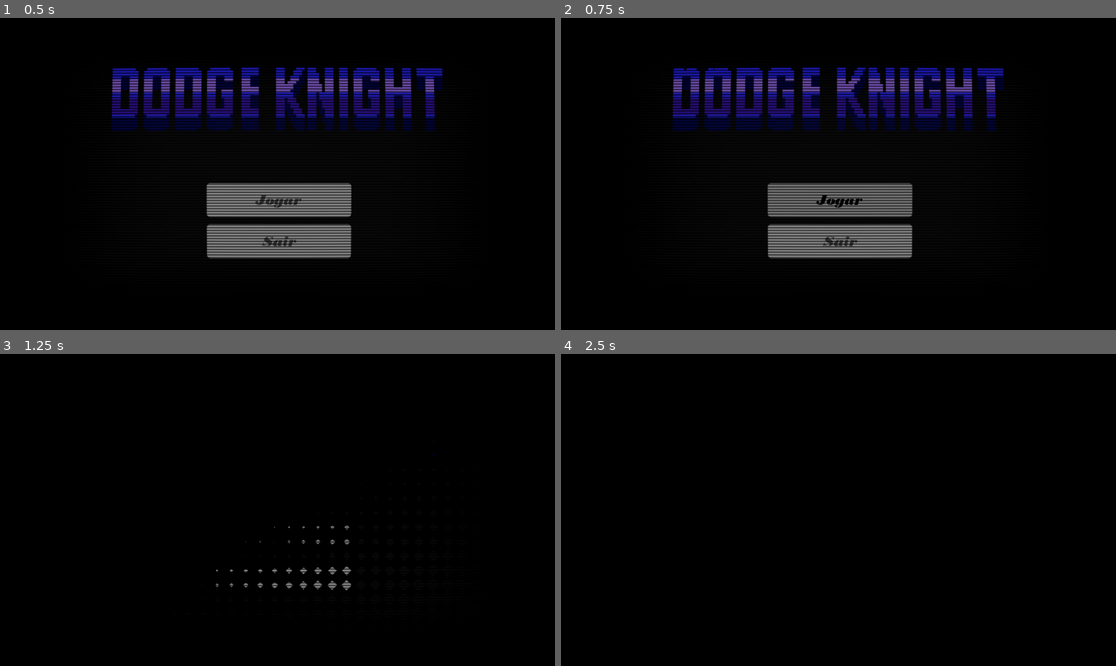
Above: before the commit, frames 1-4 (two rows, left to right).
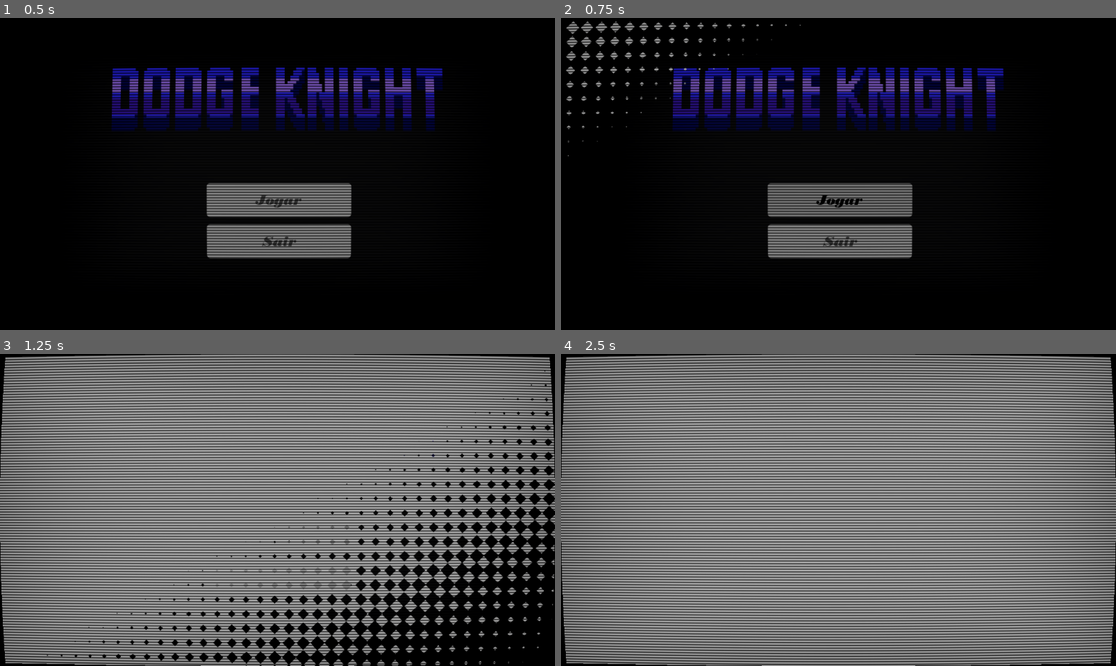
Above: after the commit, the same moments.

Repository: rddtz/gamejamplus
Game: Godot game, scene res://scenes/menu_principal.tscn
Two runs of this game, one before a commit and one after it. Both use one fixed random seed, a clock stepped at 60 frames per second and the inputs below.
Inputs:
- Up to frame 1 (0.5 s): no input
- Up to frame 2 (0.75 s): click "Jogar" at 0.5 s
- Up to frame 3 (1.25 s): no input
- Up to frame 4 (2.5 s): click "Jogar" at 1.25 s; hold Right (RIGHT) from 2.03 s (still down); hold Space (parry_block) from 2.03 s (still down)

Frame 1 is identical in both runs. In frame 2, 1.1% of the frame differs, in the area x 0-44%, y 1-45%; in frame 3, 85%; in frame 4, 99%, in the area x 0-100%, y 0-100%.

Commit message:
estrelinha que brilha

Diff:
--- a/plus/leaderboard.csv
+++ b/plus/leaderboard.csv
@@ -7,3 +7,4 @@
 ajk,178
 iui,20
 klj,110
+das,400
--- a/plus/scenes/player.tscn
+++ b/plus/scenes/player.tscn
@@ -302,10 +302,13 @@
 }, {
 "duration": 1.0,
 "texture": SubResource("AtlasTexture_0obsl")
+}, {
+"duration": 1.0,
+"texture": null
 }],
 "loop": false,
 "name": &"sucess_parry",
-"speed": 15.0
+"speed": 10.0
 }]
 
 [sub_resource type="Animation" id="Animation_3htlk"]
@@ -380,7 +383,7 @@
 }
 
 [node name="brilho" type="AnimatedSprite2D" parent="."]
-position = Vector2(0, 4)
+position = Vector2(-7, -7)
 sprite_frames = SubResource("SpriteFrames_mp70i")
 animation = &"sucess_parry"
 autoplay = "null"
--- a/plus/scenes/transition.tscn
+++ b/plus/scenes/transition.tscn
@@ -70,7 +70,6 @@
 grow_horizontal = 2
 grow_vertical = 2
 mouse_filter = 2
-color = Color(0, 0, 0, 1)
 
 [node name="AnimationPlayer" type="AnimationPlayer" parent="."]
 libraries = {
--- a/plus/scripts/player.gd
+++ b/plus/scripts/player.gd
@@ -106,7 +106,7 @@
 			brilho.play("null")
 		else:
 			escudo.play("null")
-			brilho.play("null")
+			#brilho.play("null")
 
 		if parry_timer > 0:
 			parry_timer -= delta
@@ -150,6 +150,7 @@
 			escudo_animation.play("sucess_parry")
 			animation_player.stop()
 			animation_player.play("parry")
+			brilho.play("null")
 			brilho.play("sucess_parry")
 			return
 		elif defendendo:
Binary file changed: plus/leaderboard.40.translation
